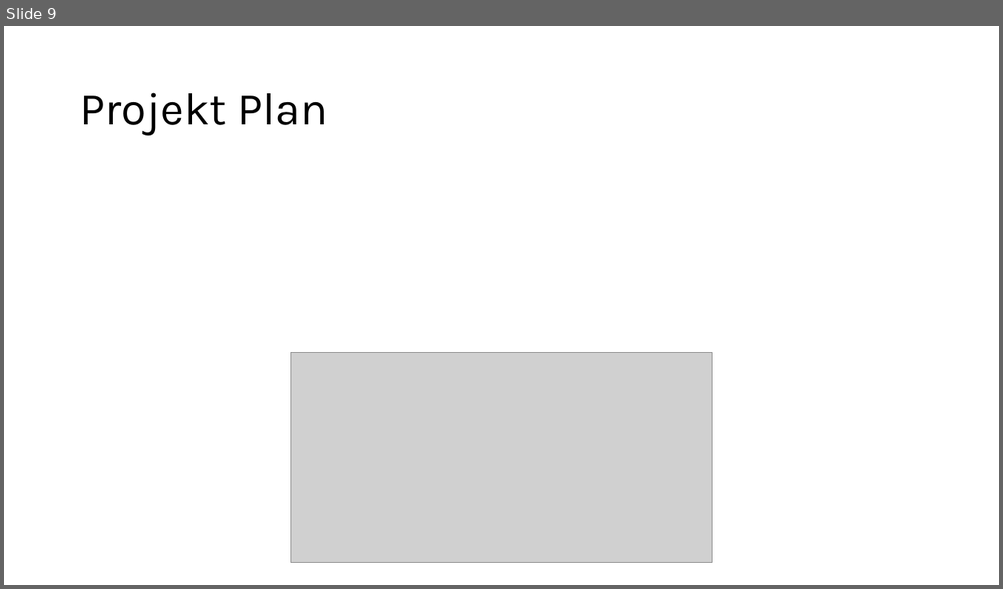
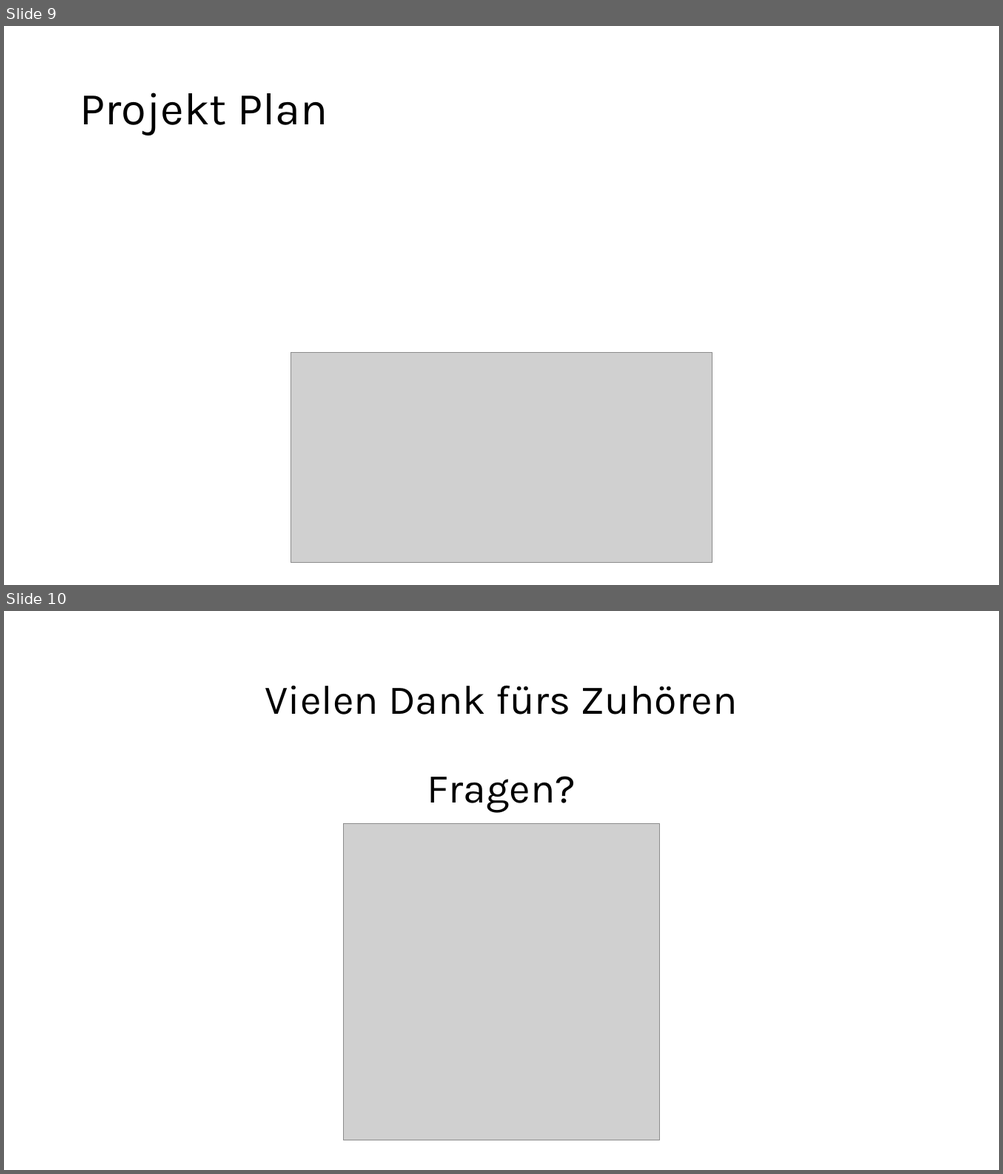
Before and after one commit to verifizieren/iGOAT, a slide deck: Presentation/Gruppe10(Präsentation1).pptx. Shown one above the other, each under a label of ours: slide 9 before the commit, slides 9 and 10 after it. The pictures are 1003x589 and 1003x1174 pixels, drawn with LibreOffice and Linux fonts; fonts in the diff are those of the drawing; grey boxes stand for pictures; background and template pictures are left out. Boxes give left, top, right and bottom in pixels: in the first picture for what was removed or moved away, otherwise in the second. Text is boxed around its words. In the diff, an @@ line names an element or a change of style, - is before the commit and + after.

```diff
--- a/Presentation/Gruppe10(Präsentation1).pptx
+++ b/Presentation/Gruppe10(Präsentation1).pptx
@@ slide 10 added at <box>4,611,999,1170</box>, background #FFFFFF @@
@@ title added at <box>265,686,737,812</box>, 39.6 pt, text #000000 @@
+Vielen Dank fürs Zuhören
+Fragen?
@@ picture added at <box>344,823,660,1140</box> @@
```
Also in this commit, not shown: 3 slides changed, 1 other slide added, 1 slide removed, 3 other files.
